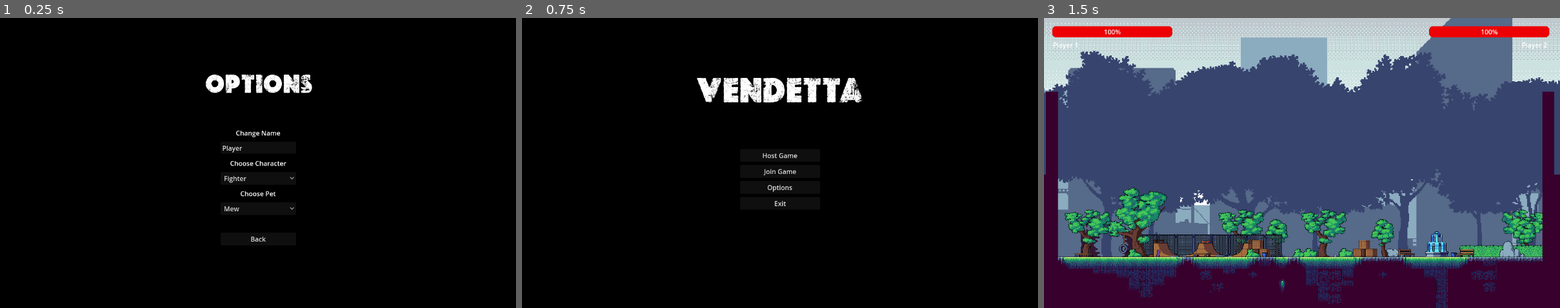
Above: before the commit, frames 1-3 (left to right).
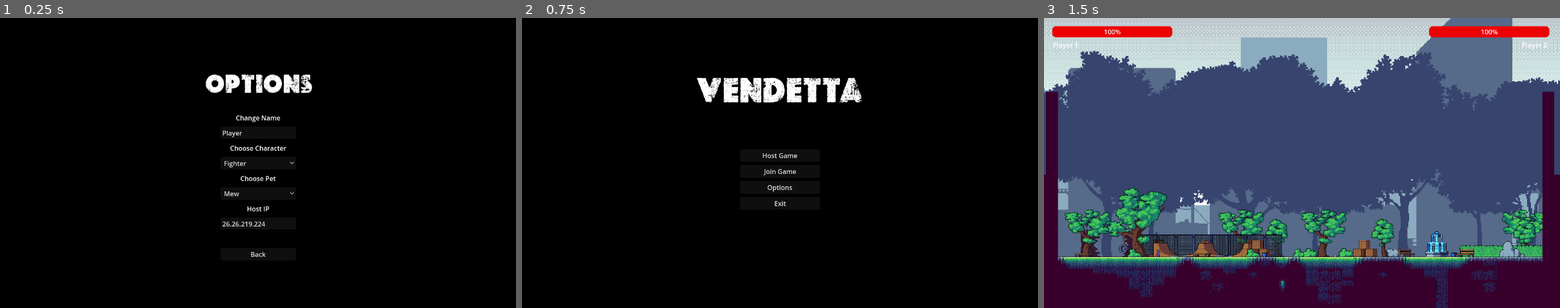
Above: after the commit, the same moments.

Repository: CharlieFour/Vendeta
Game: Godot game, scene res://scenes/option_menu.tscn
Two runs of this game, one before a commit and one after it. Both use one fixed random seed, a clock stepped at 60 frames per second and the inputs below. This scene is started directly instead of the project's main scene.
Inputs:
- Up to frame 1 (0.25 s): no input
- Up to frame 2 (0.75 s): click "Back" at 0.5 s
- Up to frame 3 (1.5 s): click "Join Game" at 1.25 s

The runs differ from the first frame. In frame 1, 0.9% of the frame differs, in the area x 43-57%, y 33-83%; in frame 2, nothing differs; in frame 3, nothing differs.

Commit message:
Host IP
As a player i want to set the host ip so that i can connect with right host on network

Diff:
--- a/scenes/option_menu.tscn
+++ b/scenes/option_menu.tscn
@@ -75,7 +75,15 @@
 [node name="PetDropdown" type="OptionButton" parent="VBoxContainer"]
 layout_mode = 2
 
-[node name="Label" type="Label" parent="VBoxContainer"]
+[node name="HostIP2" type="Label" parent="VBoxContainer"]
+layout_mode = 2
+text = "Host IP"
+horizontal_alignment = 1
+
+[node name="HostIP" type="LineEdit" parent="VBoxContainer"]
+layout_mode = 2
+
+[node name="Label2" type="Label" parent="VBoxContainer"]
 layout_mode = 2
 
 [node name="BackButton" type="Button" parent="VBoxContainer"]
--- a/script/global.gd
+++ b/script/global.gd
@@ -4,3 +4,5 @@
 var player_name := "Player"
 var selected_character := "Fighter"
 var selected_pet := "Mew"
+
+var host_ip := "26.26.219.224"
--- a/script/menu.gd
+++ b/script/menu.gd
@@ -13,9 +13,7 @@
 
 func _on_join_pressed() -> void:
 	Global.is_host = false
-	peer.create_client("localhost", 135)  # Replace with host IP for real connection
-	# 192.168.193.50 (Jibran)
-	# 10.1.107.165 (Rafay)
+	peer.create_client(Global.host_ip, 135)  # Replace with host IP for real connection
 	multiplayer.multiplayer_peer = peer
 	multiplayer.connected_to_server.connect(_on_connected)
 	multiplayer.connection_failed.connect(_on_connection_failed)
--- a/script/option_menu.gd
+++ b/script/option_menu.gd
@@ -4,6 +4,7 @@
 @onready var character_dropdown = $VBoxContainer/CharacterDropdown
 @onready var pet_dropdown = $VBoxContainer/PetDropdown
 @onready var back_button = $VBoxContainer/BackButton
+@onready var host_ip = $VBoxContainer/HostIP
 
 # Placeholder for saving options
 var player_name := Global.player_name
@@ -24,6 +25,9 @@
 
 	# Set default or loaded values
 	name_edit.text = Global.player_name
+
+	# Set default ip
+	host_ip.text = Global.host_ip
 
 	# Set the correct character selection
 	var char_items = ["Fighter", "Samurai", "Shinobi"]
@@ -49,7 +53,8 @@
 	Global.player_name = name_edit.text
 	Global.selected_character = character_dropdown.get_item_text(character_dropdown.get_selected_id())
 	Global.selected_pet = pet_dropdown.get_item_text(pet_dropdown.get_selected_id())
+	Global.host_ip = host_ip.text
 
-	print("Saved settings - Name:", Global.player_name, " Character:", Global.selected_character, " Pet:", Global.selected_pet)
+	print("Saved settings - Name:", Global.player_name, " Character:", Global.selected_character, " Pet:", Global.selected_pet, " Host IP:", Global.host_ip)
 
 	get_tree().change_scene_to_file("res://scenes/menu.tscn")
